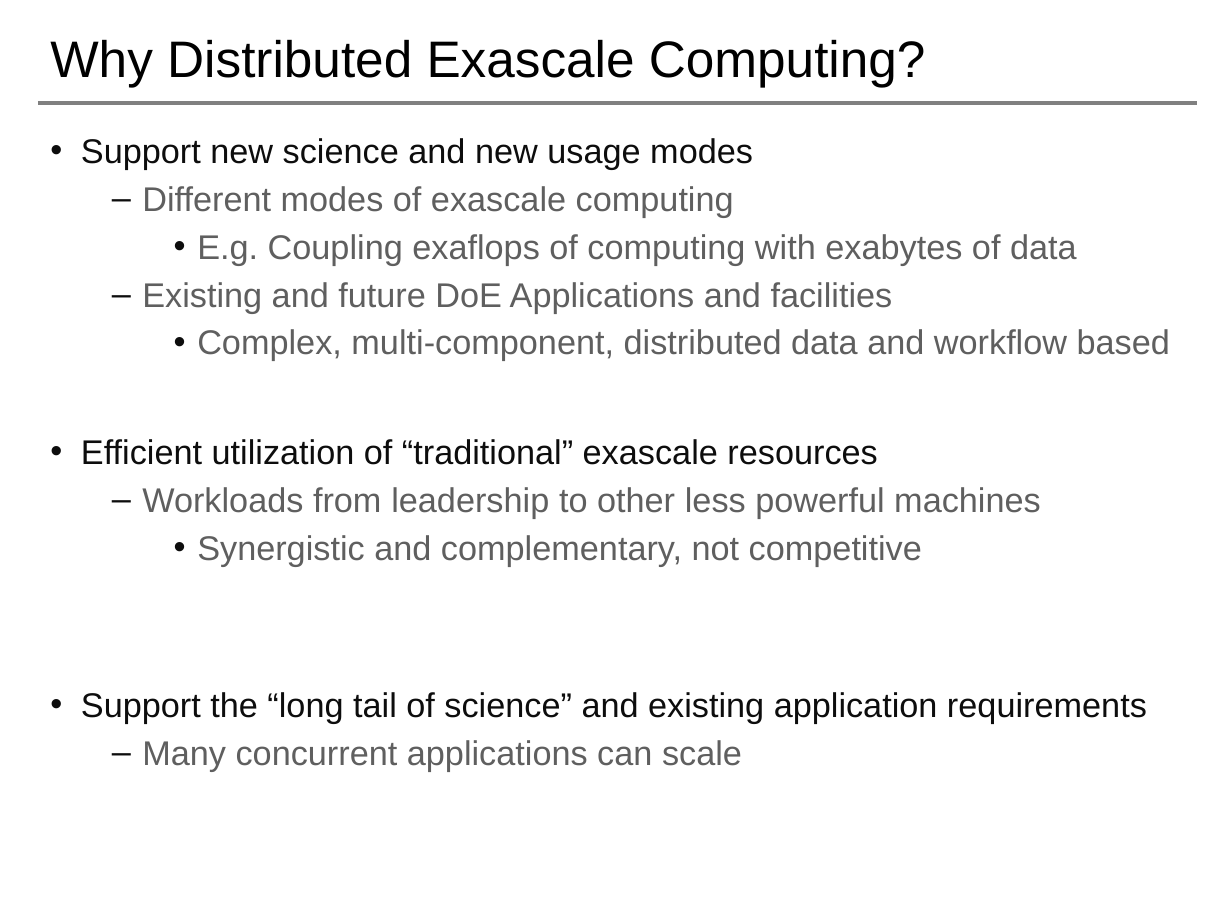
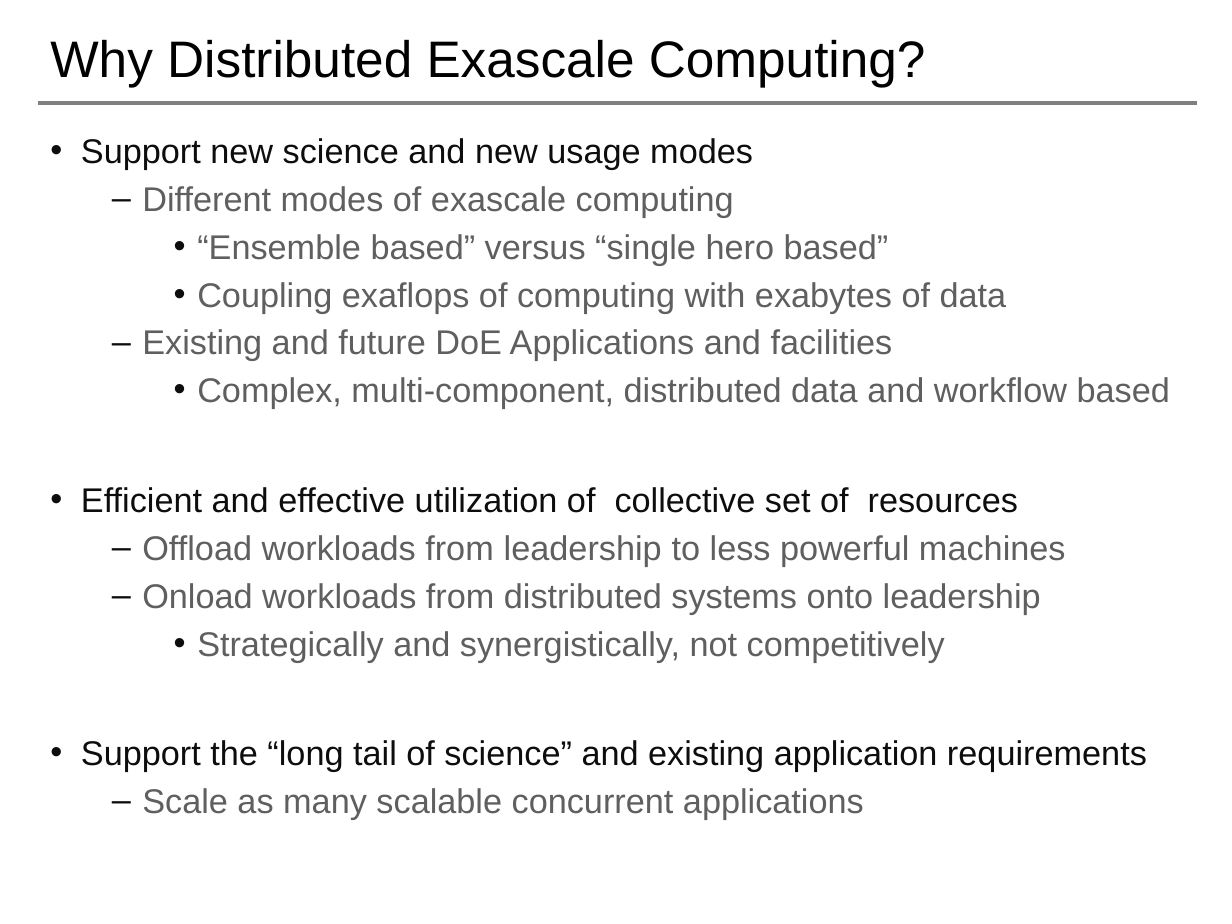
Before and after one commit to saga-project/NGMW, a slide deck: slide 3 of presentations/radical-modsim.pptx. Drawn at 1232x924 pixels with LibreOffice and Linux fonts; fonts in the diff are those of the drawing; background and template pictures are left out. Boxes give left, top, right and bottom in pixels: in the first picture for what was removed or moved away, otherwise in the second. Text is boxed around its words. In the diff, an @@ line names an element or a change of style, - is before the commit and + after.

```diff
--- a/presentations/radical-modsim.pptx
+++ b/presentations/radical-modsim.pptx
@@ text at (197,234,1007,313): text changed @@
-    • E.g. Coupling exaflops of computing with exabytes of data
+    • “Ensemble based” versus “single hero based”
+    • Coupling exaflops of computing with exabytes of data
@@ text at (81,487,1066,662): text changed @@
-• Efficient utilization of “traditional” exascale resources
-  – Workloads from leadership to other less powerful machines
-    • Synergistic and complementary, not competitive
+• Efficient and effective utilization of collective set of resources
+  – Offload workloads from leadership to less powerful machines
+  – Onload workloads from distributed systems onto leadership
+    • Strategically and synergistically, not competitively
@@ text at (142,788,864,820): text changed @@
-  – Many concurrent applications can scale
+  – Scale as many scalable concurrent applications
```
Also in this commit, not shown: 9 other slides changed, 1 slide removed.
